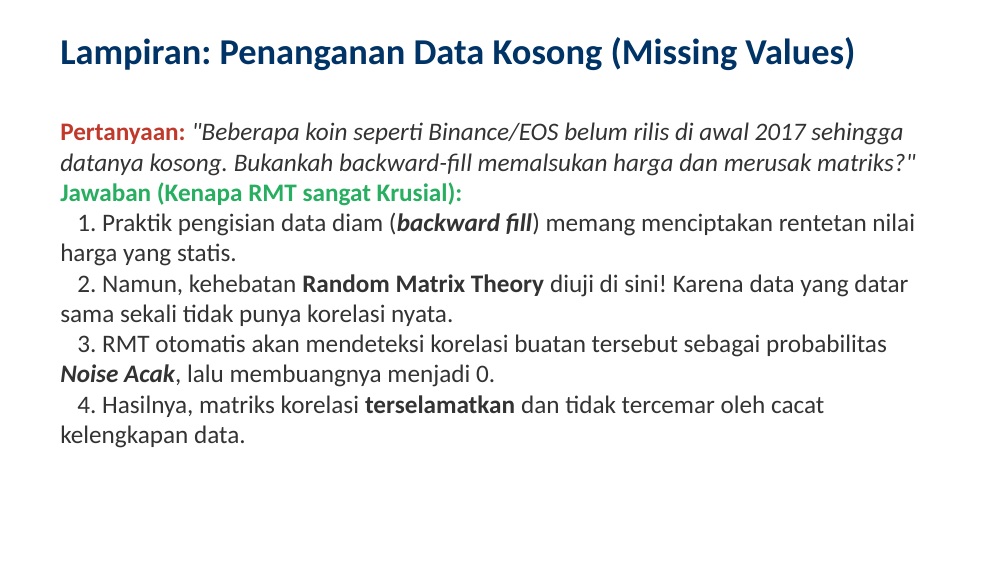
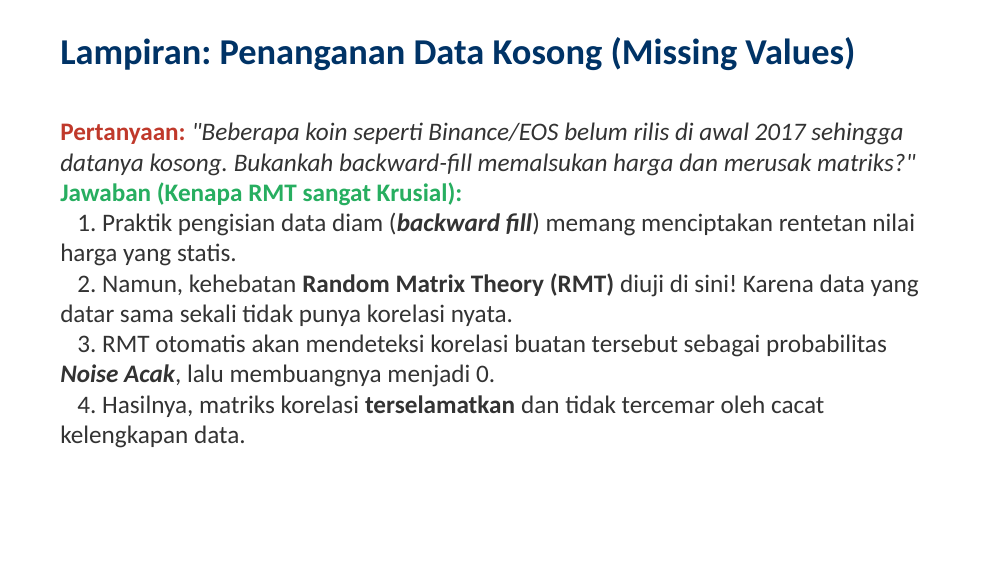
Before and after one commit to ragilrojo/RepoThesis, a slide deck: slide 31 of Presentasi_Proposal_Update.pptx (slide 29 before the commit). Drawn at 1008x567 pixels with LibreOffice and Linux fonts; fonts in the diff are those of the drawing. Boxes give left, top, right and bottom in pixels: in the first picture for what was removed or moved away, otherwise in the second. Text is boxed around its words. In the diff, an @@ line names an element or a change of style, - is before the commit and + after.

```diff
--- a/Presentasi_Proposal_Update.pptx
+++ b/Presentasi_Proposal_Update.pptx
@@ text at (60, 273, 919, 326): text changed @@
-2. Namun, kehebatan Random Matrix Theory diuji di sini! Karena data yang datar sama sekali tidak punya korelasi nyata.
+2. Namun, kehebatan Random Matrix Theory (RMT) diuji di sini! Karena data yang datar sama sekali tidak punya korelasi nyata.
```
Also in this commit, not shown: 16 other slides changed, 2 slides added, 2 other files.
